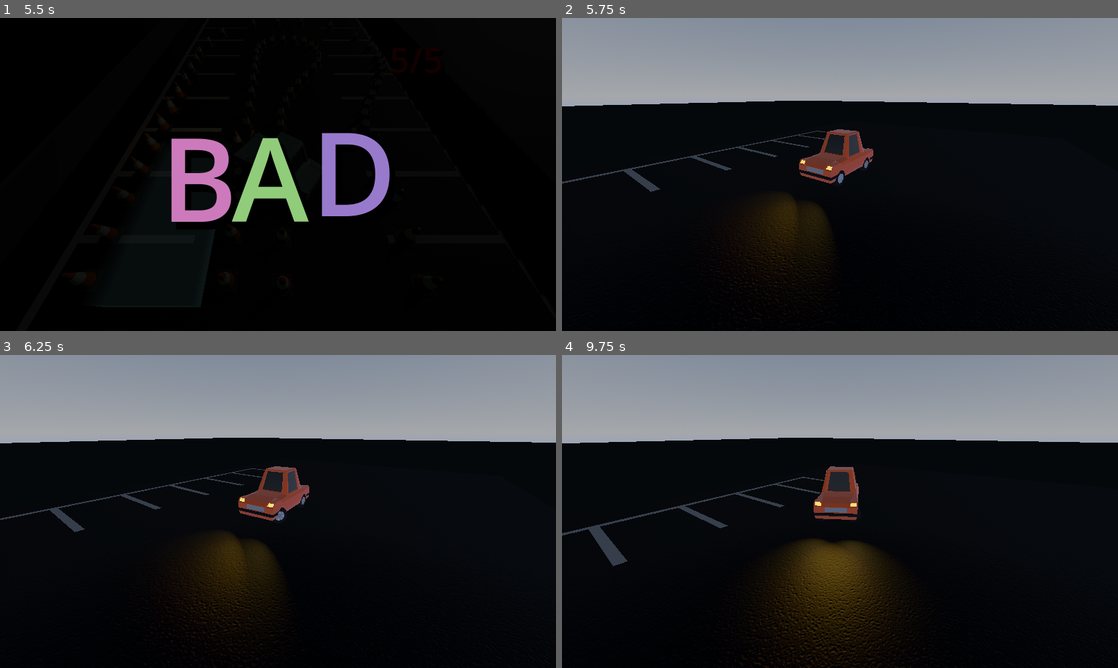
Above: before the commit, frames 1-4 (two rows, left to right).
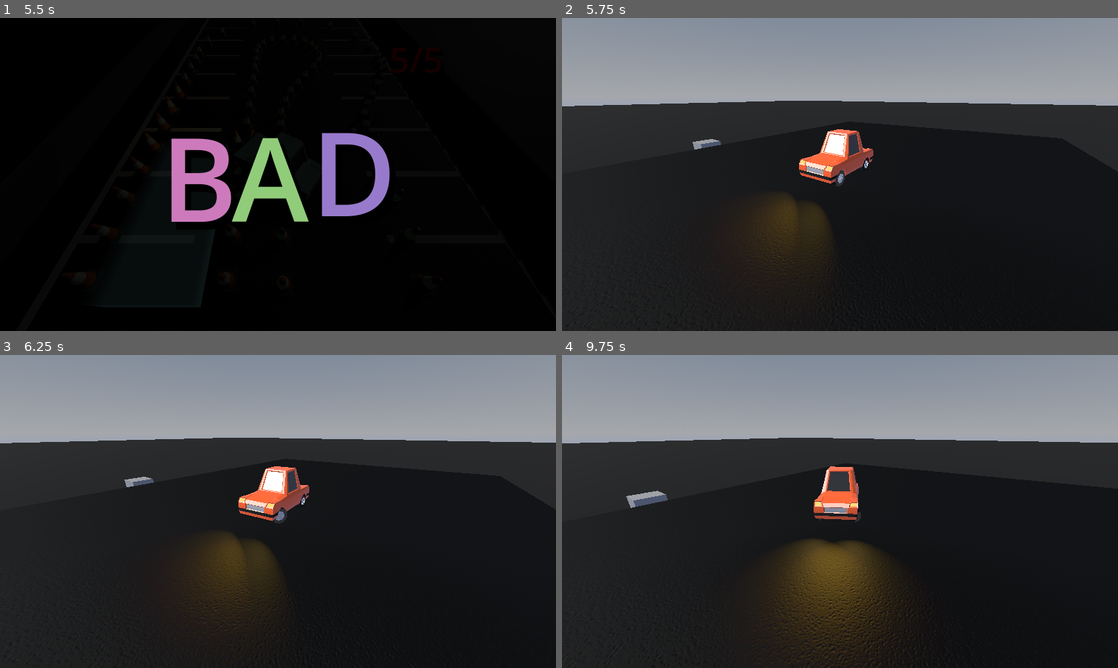
Above: after the commit, the same moments.

Repository: TomMurray/ValetV2
Game: Godot game, scene res://scenes/levels/test.tscn
Two runs of this game, one before a commit and one after it. Both use one fixed random seed, a clock stepped at 60 frames per second and the inputs below.
Inputs:
- Up to frame 1 (5.5 s): hold Right (steer_right) 0.53-1.28 s; tap Enter at 1.25 s; hold Down (brake_reverse) 1.28-2.03 s; hold Right (steer_right) 2.03-2.78 s; hold Up (accelerate) 2.78-3.53 s; hold Left (steer_left) 3.53-5.03 s; hold Down (brake_reverse) from 5.03 s (still down)
- Up to frame 2 (5.75 s): keep holding Down (brake_reverse)
- Up to frame 3 (6.25 s): release Down (brake_reverse) at 5.78 s; hold Right (steer_right) from 5.78 s (still down)
- Up to frame 4 (9.75 s): release Right (steer_right) at 6.53 s; hold Up (accelerate) 6.53-7.28 s; tap Space at 7.25 s; hold Right (steer_right) 7.28-8.03 s; tap Enter at 8 s; hold Down (brake_reverse) 8.03-8.78 s; hold Left (steer_left) 8.78-9.53 s; hold Up (accelerate) from 9.53 s (still down)

Frame 1 is identical in both runs. In frame 2, 25% of the frame differs, in the area x 0-100%, y 26-100%; in frame 3, 25%; in frame 4, 27%.

Commit message:
Put tarmac material in the right folder, remove lines from level1 scene for now

Diff:
--- a/scenes/levels/level1.tscn
+++ b/scenes/levels/level1.tscn
@@ -1,10 +1,9 @@
-[gd_scene load_steps=12 format=3 uid="uid://c1ss72v31rhec"]
+[gd_scene load_steps=11 format=3 uid="uid://c1ss72v31rhec"]
 
-[ext_resource type="Material" uid="uid://dewqjyhx6l3lt" path="res://assets/textures/tarmac.tres" id="1_2j7rx"]
+[ext_resource type="Material" uid="uid://dewqjyhx6l3lt" path="res://assets/materials/tarmac.tres" id="1_2j7rx"]
 [ext_resource type="PackedScene" uid="uid://ba6xyqiidsic4" path="res://scenes/picocar.tscn" id="1_efre1"]
 [ext_resource type="Script" path="res://scripts/props/lookat_camera.gd" id="1_fev4h"]
 [ext_resource type="Script" path="res://scripts/follow.gd" id="1_tdgni"]
-[ext_resource type="PackedScene" uid="uid://bg30bqbscr1ox" path="res://scenes/road_paint_cuboid.tscn" id="5_82wqr"]
 
 [sub_resource type="ProceduralSkyMaterial" id="ProceduralSkyMaterial_odfnc"]
 sky_curve = 0.252269
@@ -58,55 +57,10 @@
 [node name="ground" type="MeshInstance3D" parent="."]
 mesh = SubResource("PlaneMesh_2fxmj")
 
-[node name="lines" type="Node3D" parent="ground"]
-transform = Transform3D(1, 0, 0, 0, 1, 0, 0, 0, 1, -2.29237, 0.5, -4.23538)
-
-[node name="road_line" parent="ground/lines" instance=ExtResource("5_82wqr")]
-transform = Transform3D(-7.86805e-07, 0, 0.2, 0, 0.005, 0, -18, 0, -8.74228e-09, -4, 0, 7)
-skeleton = NodePath("../../..")
-
-[node name="road_line1" parent="ground/lines" instance=ExtResource("5_82wqr")]
-transform = Transform3D(3, 0, 0, 0, 0.005, 0, 0, 0, 0.2, -2.6, 0, 16)
-skeleton = NodePath("../../..")
-
-[node name="road_line2" parent="ground/lines" instance=ExtResource("5_82wqr")]
-transform = Transform3D(3, 0, 0, 0, 0.005, 0, 0, 0, 0.2, -2.6, 0, 14)
-skeleton = NodePath("../../..")
-
-[node name="road_line3" parent="ground/lines" instance=ExtResource("5_82wqr")]
-transform = Transform3D(3, 0, 0, 0, 0.005, 0, 0, 0, 0.2, -2.6, 0, 12)
-skeleton = NodePath("../../..")
-
-[node name="road_line4" parent="ground/lines" instance=ExtResource("5_82wqr")]
-transform = Transform3D(3, 0, 0, 0, 0.005, 0, 0, 0, 0.2, -2.6, 0, 10)
-skeleton = NodePath("../../..")
-
-[node name="road_line5" parent="ground/lines" instance=ExtResource("5_82wqr")]
-transform = Transform3D(3, 0, 0, 0, 0.005, 0, 0, 0, 0.2, -2.6, 0, 8)
-skeleton = NodePath("../../..")
-
-[node name="road_line6" parent="ground/lines" instance=ExtResource("5_82wqr")]
-transform = Transform3D(3, 0, 0, 0, 0.005, 0, 0, 0, 0.2, -2.6, 0, 6)
-skeleton = NodePath("../../..")
-
-[node name="road_line7" parent="ground/lines" instance=ExtResource("5_82wqr")]
-transform = Transform3D(3, 0, 0, 0, 0.005, 0, 0, 0, 0.2, -2.6, 0, 4)
-skeleton = NodePath("../../..")
-
-[node name="road_line8" parent="ground/lines" instance=ExtResource("5_82wqr")]
-transform = Transform3D(3, 0, 0, 0, 0.005, 0, 0, 0, 0.2, -2.6, 0, 2)
-skeleton = NodePath("../../..")
-
-[node name="road_line9" parent="ground/lines" instance=ExtResource("5_82wqr")]
-transform = Transform3D(3, 0, 0, 0, 0.005, 0, 0, 0, 0.2, -2.6, 0, 0)
-skeleton = NodePath("../../..")
-
-[node name="road_line10" parent="ground/lines" instance=ExtResource("5_82wqr")]
-transform = Transform3D(3, 0, 0, 0, 0.005, 0, 0, 0, 0.2, -2.6, 0, -2)
-skeleton = NodePath("../../..")
-
 [node name="DirectionalLight3D" type="DirectionalLight3D" parent="."]
 transform = Transform3D(0.707107, 0.5, -0.5, 0, 0.707107, 0.707107, 0.707107, -0.5, 0.5, -7, 6.85145, 6.04361)
-light_energy = 0.0
 light_volumetric_fog_energy = 2.469
 light_angular_distance = 22.5
+
+[node name="CSGBox3D" type="CSGBox3D" parent="."]
+transform = Transform3D(1, 0, 0, 0, 1, 0, 0, 0, 1, -9, 0, 0)
--- a/scenes/levels/test.tscn
+++ b/scenes/levels/test.tscn
@@ -8,7 +8,7 @@
 [ext_resource type="PackedScene" uid="uid://ba6xyqiidsic4" path="res://scenes/picocar.tscn" id="6_mojs0"]
 [ext_resource type="Script" path="res://scripts/follow.gd" id="7_eo0h5"]
 [ext_resource type="Script" path="res://scripts/props/lookat_camera.gd" id="8_gofos"]
-[ext_resource type="Material" uid="uid://dewqjyhx6l3lt" path="res://assets/textures/tarmac.tres" id="9_7sovt"]
+[ext_resource type="Material" uid="uid://dewqjyhx6l3lt" path="res://assets/materials/tarmac.tres" id="9_7sovt"]
 [ext_resource type="PackedScene" uid="uid://bg30bqbscr1ox" path="res://scenes/road_paint_cuboid.tscn" id="9_27sdn"]
 [ext_resource type="PackedScene" uid="uid://dlcl4g8eeahy7" path="res://scenes/props/traffic_cone.tscn" id="11_d05dk"]
 [ext_resource type="PackedScene" uid="uid://btsndqkxonpfh" path="res://scenes/props/parking_area.tscn" id="12_eqakc"]
Renamed: assets/textures/tarmac.tres -> assets/materials/tarmac.tres
